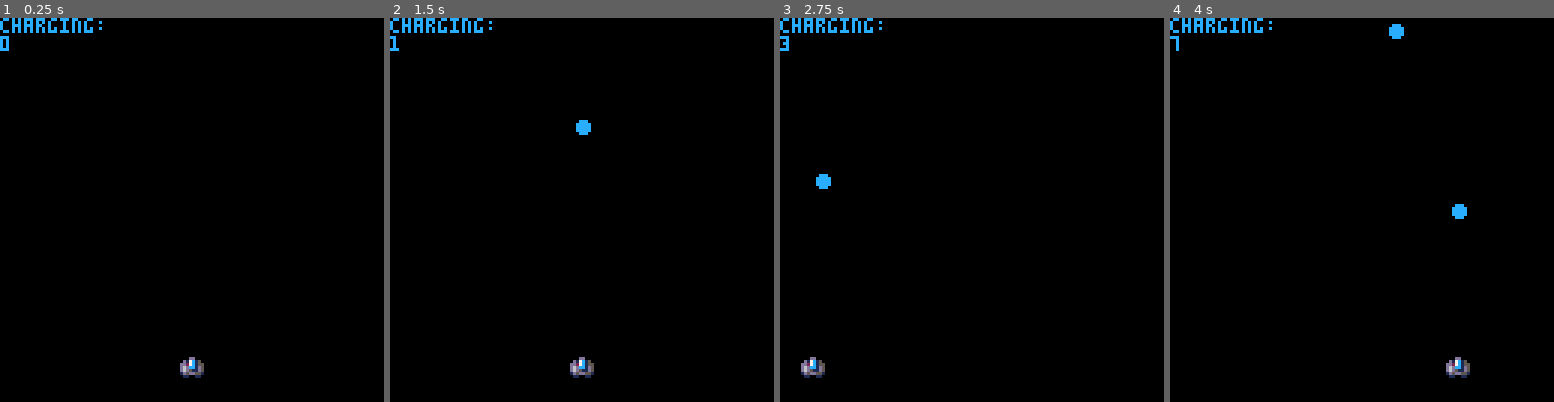
Above: before the commit, frames 1-4 (left to right).
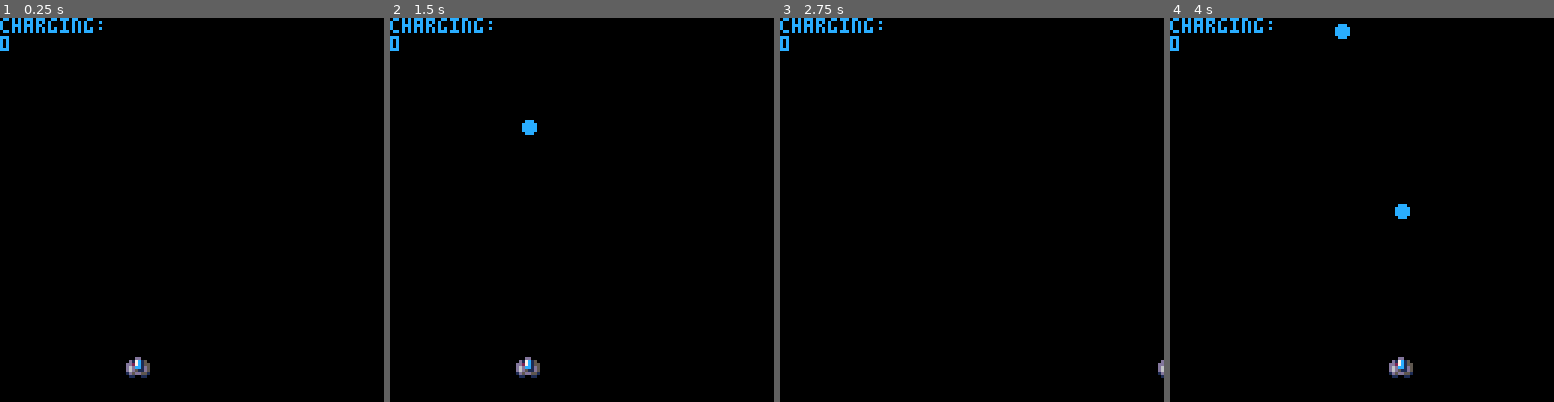
Above: after the commit, the same moments.

Repository: doooooooomiki/PICO8-basic-setup
Game: PICO-8 cartridge shmup.p8
Same seed, same stepped clock (60 frames per second), same inputs: the game is played once before the commit and once after it.
Inputs:
- Up to frame 1 (0.25 s): no input
- Up to frame 2 (1.5 s): tap X (X key) at 1.07 s
- Up to frame 3 (2.75 s): hold Left 1.97-2.37 s; tap X (X key) at 2.07, 2.4, 2.73 s
- Up to frame 4 (4 s): hold Right 2.87-3.53 s; tap X (X key) at 3.07, 3.4, 3.73 s

The runs differ from the first frame. In frame 1, 0.5% of the frame differs, in the area x 32-54%, y 88-94%; in frame 2, 0.9%; in frame 3, 0.5%; in frame 4, 1.1%, in the area x 0-79%, y 1-94%.

Commit message:
added reset for counter

Diff:
--- a/main.lua
+++ b/main.lua
@@ -9,7 +9,7 @@
   x_was_pressed = false,
 
   -- position
-  x = 60,
+  x = 42,
   y = 112,
 
   -- movement
@@ -98,7 +98,7 @@
       -- TODO: realease big boy
       self.bb:release()
     end
-    -- self.bb:reset()
+    self.bb:reset_counter()
     self.x_was_pressed = false
   end
 end
@@ -255,8 +255,10 @@
 
 function Star:is_active() return self._is_active end
 
+function Star:reset_counter() self.counter = 0 end
+
 function Star:reset()
-  self.counter = 0
+  self:reset_counter()
   self._is_charged = false
   self._is_active = false
   self._is_released = false
